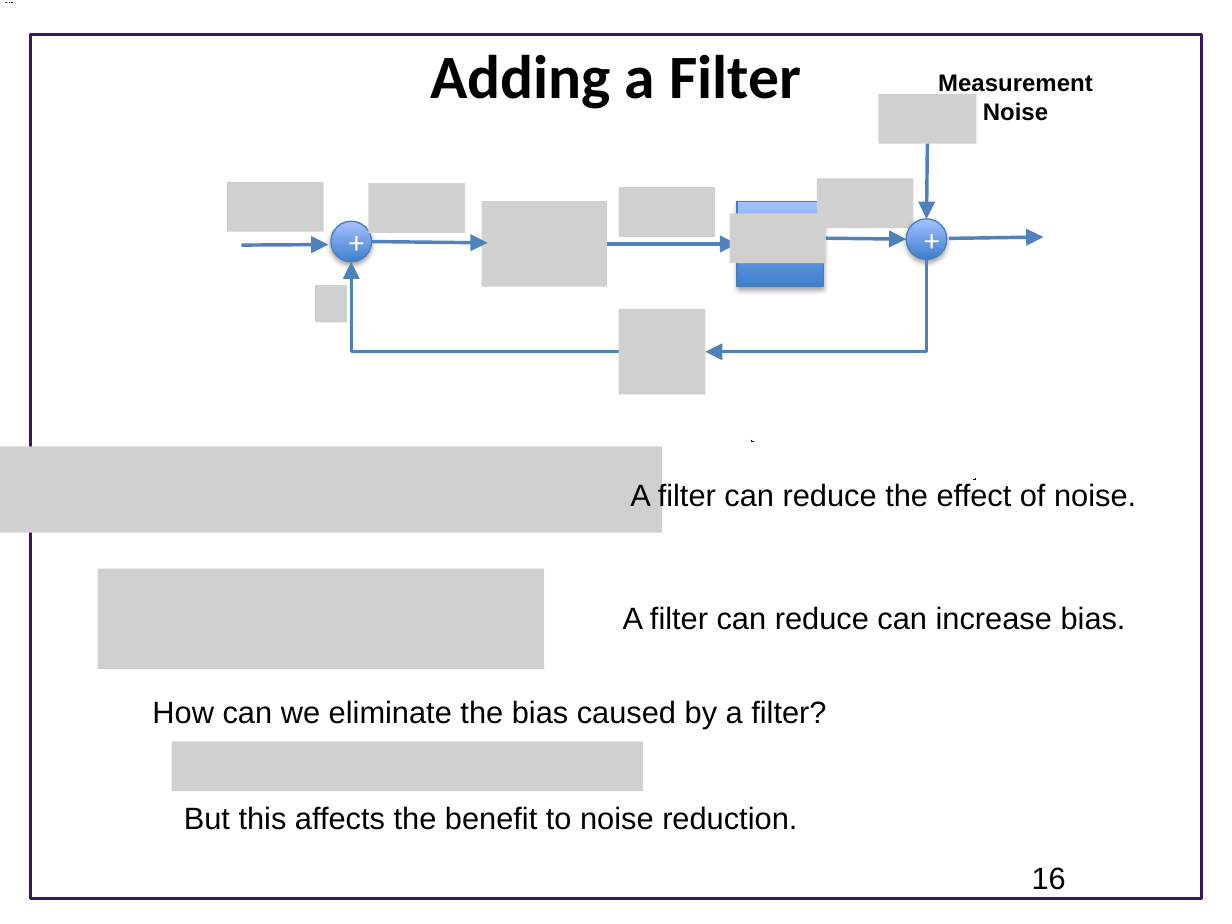
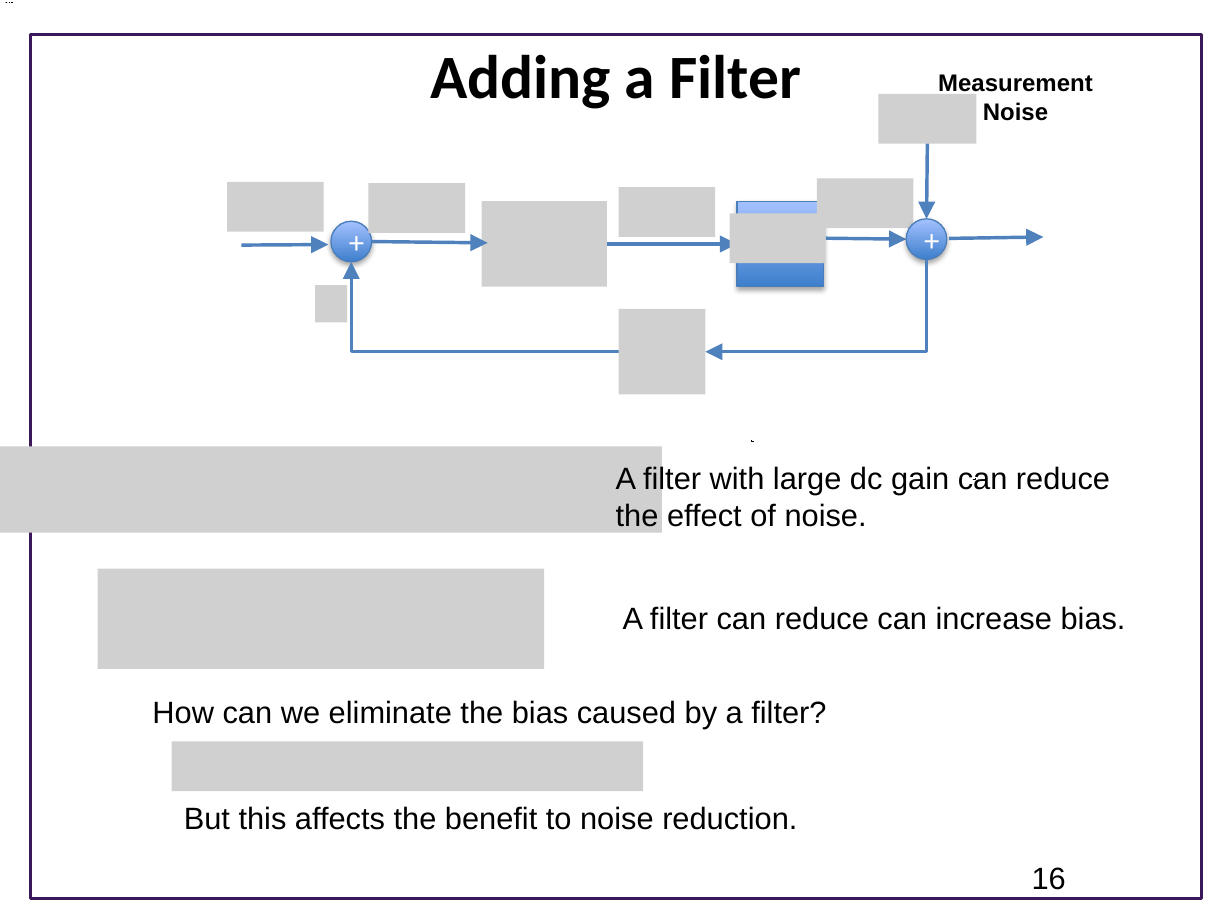
Before and after one commit to joseph-hellerstein/advanced-controls-lectures, a slide deck: slide 16 of Lecture_13_14-Closed-Loop-Systems/Closed-Loop-Systems.pptx. Drawn at 1232x924 pixels with LibreOffice and Linux fonts; fonts in the diff are those of the drawing; grey boxes stand for pictures; background and template pictures are left out. Boxes give left, top, right and bottom in pixels: in the first picture for what was removed or moved away, otherwise in the second. Text is boxed around its words. In the diff, an @@ line names an element or a change of style, - is before the commit and + after.

```diff
--- a/Lecture_13_14-Closed-Loop-Systems/Closed-Loop-Systems.pptx
+++ b/Lecture_13_14-Closed-Loop-Systems/Closed-Loop-Systems.pptx
@@ text at box(616, 465, 1110, 527): text changed @@
-A filter can reduce the effect of noise.
+A filter with large dc gain can reduce the effect of noise.
```
Also in this commit, not shown: 1 other slide changed, 2 other files.
